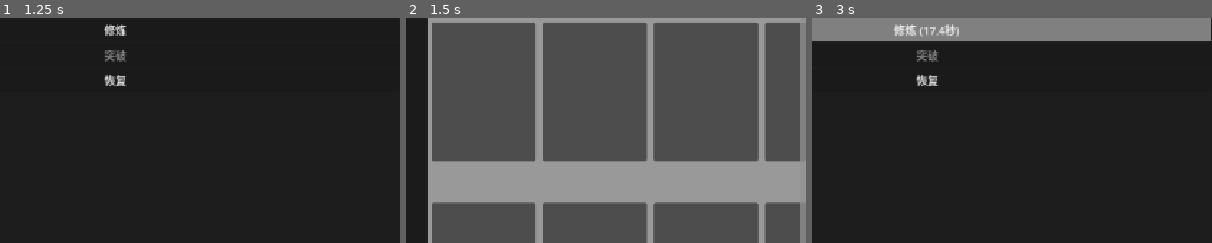
Above: before the commit, frames 1-3 (left to right).
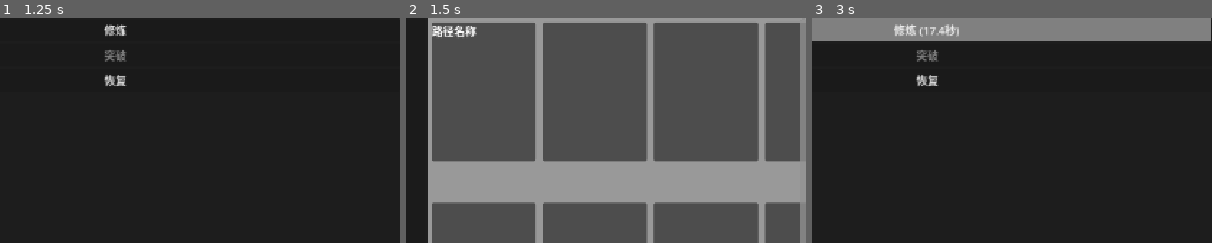
Above: after the commit, the same moments.

Repository: sevenyjl/Cultivation-Game
Game: Godot game, scene res://tscns/main.tscn
Two runs of this game, one before a commit and one after it. Both use one fixed random seed, a clock stepped at 60 frames per second and the inputs below.
Inputs (mouse positions are % of the whole screen's width and height, from its top left):
- Up to frame 1 (1.25 s): click "修炼功法" at 0.5 s
- Up to frame 2 (1.5 s): click "背包" at 1.25 s
- Up to frame 3 (3 s): click "修炼功法" at 2 s; click (27, 8) at 2.77 s
The pictures show only the part of the screen within x 50-100%, y 5-55%; the shares and areas given below are measured in that part.

Frame 1 is identical in both runs. In frame 2, 0.5% of the frame differs, in the area x 6-18%, y 3-9%; in frame 3, nothing differs.

Commit message:
feat(路径系统): 添加基础路径节点组件和战斗路径节点
实现基础路径节点基类(BasePathNode)和战斗路径节点(FightPathNode)继承
添加冒险路径节点UI组件，支持显示路径名称和点击交互
在冒险界面中集成路径节点组件实例

Diff:
--- /dev/null
+++ b/cultivation-godot/entity/pathNode/BasePathNode.gd
@@ -0,0 +1,16 @@
+extends Object
+class_name BasePathNode
+
+@export var id: String = ""
+# 路径节点名称
+@export var name_str: String = "未命名路径节点":
+    get:
+        return name_str
+    set(value):
+        name_str = value
+# 是否可以被选中
+@export var can_selected: bool = true
+
+func click()->void:
+    if can_selected:
+        print("点击了路径节点：" + name_str)
--- /dev/null
+++ b/cultivation-godot/entity/pathNode/战斗PathNode.gd
@@ -0,0 +1,2 @@
+extends BasePathNode
+class_name FightPathNode
--- a/cultivation-godot/tscns/冒险面板.tscn
+++ b/cultivation-godot/tscns/冒险面板.tscn
@@ -1,4 +1,6 @@
-[gd_scene load_steps=2 format=3 uid="uid://de5fogdnwysj0"]
+[gd_scene load_steps=3 format=3 uid="uid://de5fogdnwysj0"]
+
+[ext_resource type="PackedScene" uid="uid://d0gl3pojn7msb" path="res://tscns/组件/冒险路径节点.tscn" id="1_j1s73"]
 
 [sub_resource type="StyleBoxFlat" id="StyleBoxFlat_kcnjw"]
 content_margin_left = 5.0
@@ -39,8 +41,7 @@
 theme_override_constants/separation = 10
 alignment = 1
 
-[node name="选项1" type="PanelContainer" parent="主容器/路径显示区域/路径择容器/层数/第0层"]
-custom_minimum_size = Vector2(150, 200)
+[node name="选项1" parent="主容器/路径显示区域/路径择容器/层数/第0层" instance=ExtResource("1_j1s73")]
 layout_mode = 2
 
 [node name="选项2" type="PanelContainer" parent="主容器/路径显示区域/路径择容器/层数/第0层"]
--- /dev/null
+++ b/cultivation-godot/tscns/组件/冒险路径节点.gd
@@ -0,0 +1,11 @@
+extends PanelContainer
+
+var _data:BasePathNode
+
+func _process(delta: float) -> void:
+	if _data:
+		pass
+
+func 初始化(basePathNode:BasePathNode):
+	_data=basePathNode
+	pass
--- /dev/null
+++ b/cultivation-godot/tscns/组件/冒险路径节点.tscn
@@ -0,0 +1,14 @@
+[gd_scene load_steps=2 format=3 uid="uid://d0gl3pojn7msb"]
+
+[ext_resource type="Script" uid="uid://ooi1f1j3ijv1" path="res://tscns/组件/冒险路径节点.gd" id="1_v82ho"]
+
+[node name="冒险路径节点" type="PanelContainer"]
+custom_minimum_size = Vector2(150, 200)
+script = ExtResource("1_v82ho")
+
+[node name="VBoxContainer" type="VBoxContainer" parent="."]
+layout_mode = 2
+
+[node name="Label" type="Label" parent="VBoxContainer"]
+layout_mode = 2
+text = "路径名称"
Not shown, added: cultivation-godot/entity/pathNode/BasePathNode.gd.uid
Not shown, added: cultivation-godot/entity/pathNode/战斗PathNode.gd.uid
Not shown, added: cultivation-godot/tscns/组件/冒险路径节点.gd.uid
